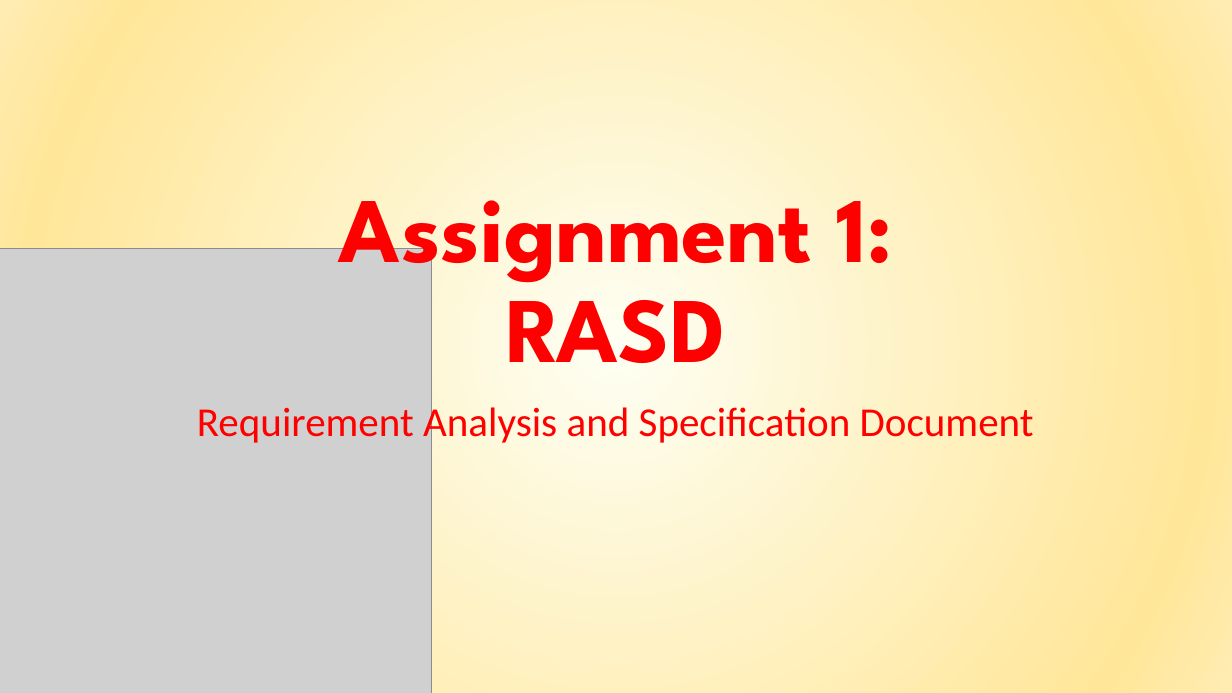
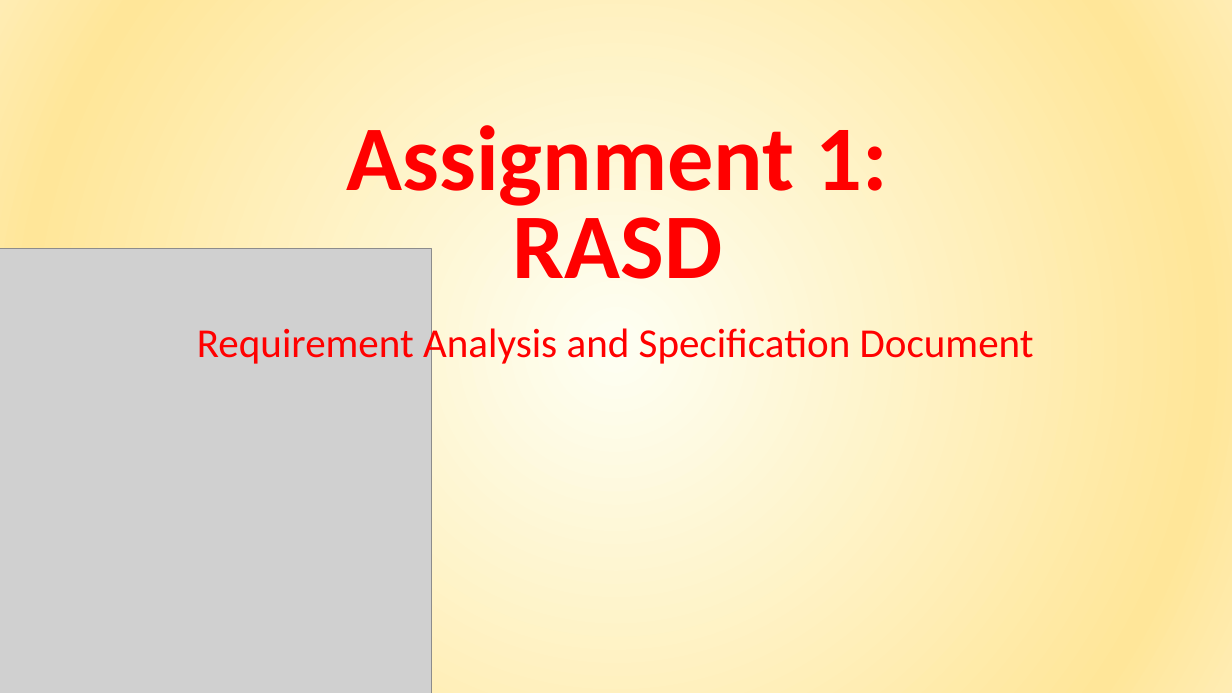
Before and after one commit to giuseppemanzi/manzinicolini, a slide deck: slide 2 of All/final presentation/Final presentation.pptx. Drawn at 1232x693 pixels with LibreOffice and Linux fonts; fonts in the diff are those of the drawing; grey boxes stand for pictures. Boxes give left, top, right and bottom in pixels: in the first picture for what was removed or moved away, otherwise in the second. Text is boxed around its words. In the diff, an @@ line names an element or a change of style, - is before the commit and + after.

```diff
--- a/All/final presentation/Final presentation.pptx
+++ b/All/final presentation/Final presentation.pptx
@@ text "Assignment 1: RASD": place and size @@
-text "Assignment 1: RASD" at (339, 200, 892, 363)
+text "Assignment 1: RASD" at (347, 125, 888, 279)
@@ text "Assignment 1: RASD" at (347, 125, 888, 279): font League Spartan to Calibri; line spacing 0.9 to 0.8 @@
@@ text "Requirement Analysis and Specification Document": place and size @@
-text "Requirement Analysis and Specification Document" at (197, 402, 1034, 446)
+text "Requirement Analysis and Specification Document" at (197, 324, 1034, 368)
```
Also in this commit, not shown: 16 other slides changed, 12 slides added, 6 slides removed, 10 other files.
